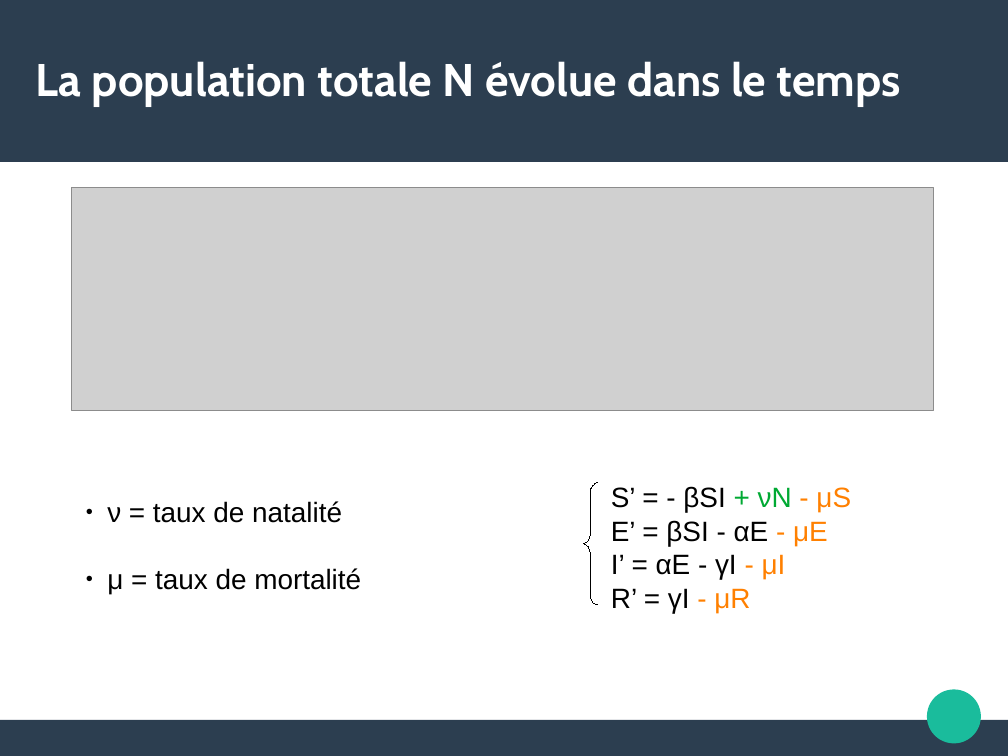
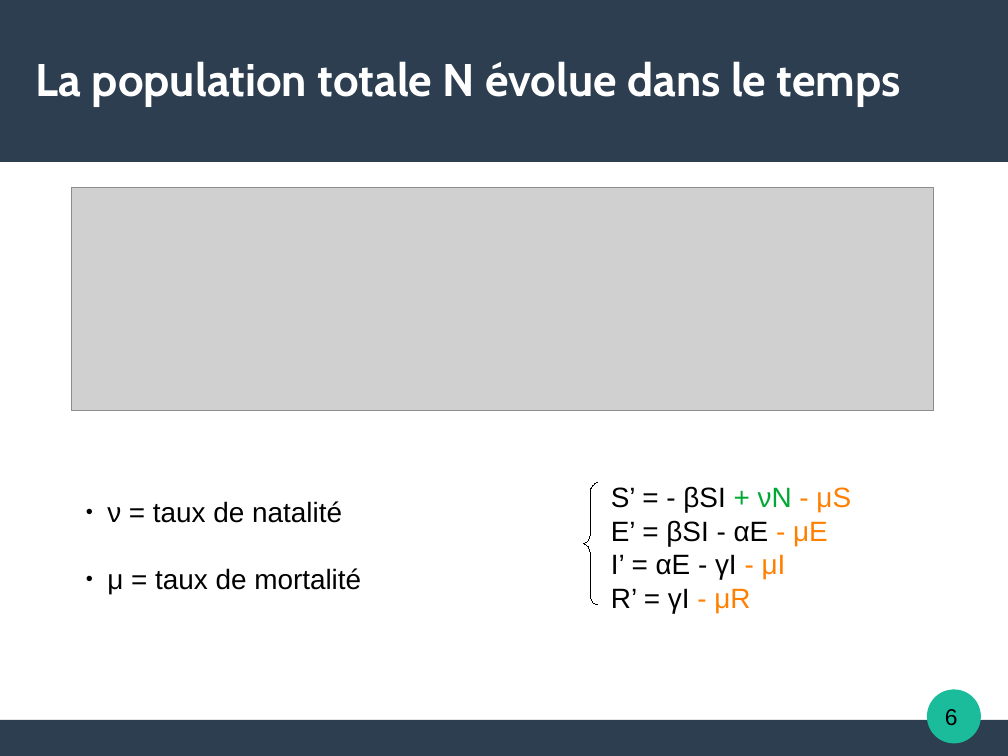
Before and after one commit to Alexia57/TIPE-2021-MP, a slide deck: slide 9 of Tipe_presentation.odp (slide 7 before the commit). Drawn at 1008x756 pixels with LibreOffice and Linux fonts; fonts in the diff are those of the drawing; grey boxes stand for pictures. Boxes give left, top, right and bottom in pixels: in the first picture for what was removed or moved away, otherwise in the second. Text is boxed around its words. In the diff, an @@ line names an element or a change of style, - is before the commit and + after.

```diff
--- a/Tipe_presentation.odp
+++ b/Tipe_presentation.odp
@@ text added at bbox=[945, 709, 958, 725], 18 pt, text #000000 @@
+6
```
Also in this commit, not shown: 7 other slides changed, 6 slides added, 1 slide removed, 2 other files.
